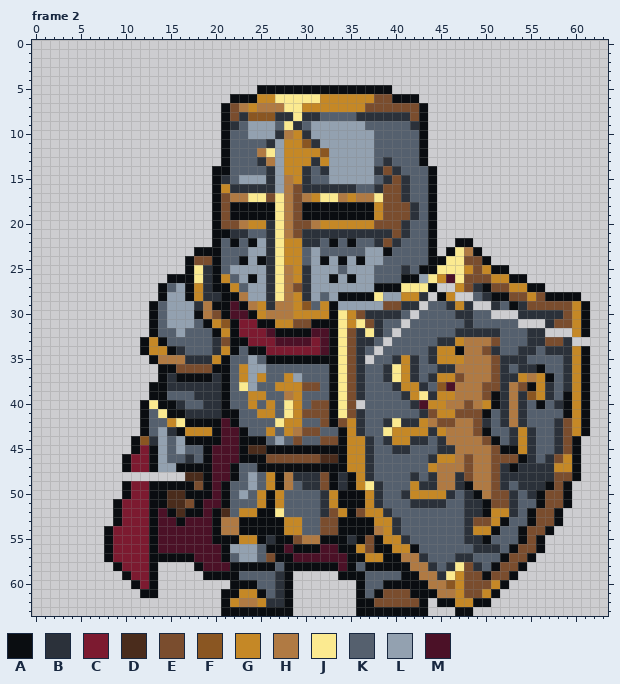
One commit to this pixel-art file: ArtSource/RemainingCast/Idles/ShieldKnight_Idle.aseprite. The first picture shows the starting point.
64x64 pixels, 9 frames. Shown: frame 2. The commit also changed other frames, which this record leaves out.
Palette (. is transparent): A #0a0d11  B #2b313a  C #7c1a30  D #4a2c1c  E #7a4d2e  F #8a5622  G #c58826  H #b07a43  J #fbea90  K #55606e  L #93a1b0  M #4b1127
Pixels before, frame 2 (only the part around the change), first column x 5:
 0 ...........................................................
 1 ...........................................................
 2 ...........................................................
 3 ...........................................................
 4 ...........................................................
 5 ....................AAAAAAAAAAAAAAA........................
 6 .................AAAGGJJJJJGGGGGGEEAAA.....................
 7 ................AEHGHHHJJGGGGGGGEEEEEEA....................
 8 ................AEBFFFBBJBBKKKKBBBBBBEA....................
 9 ................ABKLLLKJBKLLLLLLKKKKKBA....................
10 ................AKKLLLBHGBLLLLLLLKKKKKA....................
11 ................AKKKKBLGGFBLLLLLLKKKKKA....................
12 ................AKKKHJLGGGGFLLLLLKKKKKA....................
13 ................AKKKBHLGGGBGLLLLLKBKKKA....................
14 ...............AAKKKKBLGGBKBLLLLLBEBKKKA...................
15 ...............ABKLLLBLHGBKKLLLLLKBEBKKA...................
16 ...............AGBBBBBLHEBBBBBBKKBEEBKKA...................
17 ...............AEHHJJEJHEHGJJHGHHJEEBKKA...................
18 ...............AEAAAAAJHEAAAAAAAAGEEEBKA...................
19 ...............AEAAAAAJHEAAAAAAAAGEEEBKA...................
20 ...............AEEHGGBJHEEHGGGGGGEEEBKKA...................
21 ...............AABBKKBJHEBBBBBBBBBBEBKKA...................
22 ...............AKAKALBJGGBBKAKAKKBEBKKKA..AA...............
23 .............AAAKKKLLBJGGKLKKKKKLLAKKKKA.AJHA..............
24 ............AEEAKKALABJGGKLALALALLKKKKKAAJJEEA.............
25 ............AJBAKLLLLBJHGBLLLKLLLKKKBKAAJJJGEGAA...........
26 ..........AAAJBAGKLALBJHGBLLALALLKKKAALJGMJEEEGGAA.........
27 .........AKLAGBAAGKLLBJHEBLLLLLLLAAAJJJA..GEBAEEGGAA.......
28 .........ALLAGBBAAHLLBJHGBLKLAAAAJLLGGB.AG..KBAAEEGEAAAA...
29 ........AKLLLBHAAMAHGBHHGFKGALLLLLEEBB.KKBGB..BKABEEEEEGA..
30 ........AKLLLAHEAMMAGHHHGGGGAJGEBBBBK.KKKKBBKK...BBBBBEGA..
31 ........AKLLLKAGFACCAAGGEEAAAJGJEBKK.KKKKKKBKKKKK...BEEGA..
32 ........AKKLKKKAGACCCMAAAAMMAJEBJBK.KKKKKKBBBBBKKKBB...GA..
33 .......AGAKKKKKBEAACCCMMMMCMAJEBBK.KKKKKBBGHHHEKKKBBEEB....
34 .......AGGABKKKBGAKAACCCCCCMAJEBK.KKKKKBGGAHHEBKKBBKBBBGA..
35 ........AHHHBBBGAKKLKAAAAAAAAJEB.KKBGBKBGGGHHHEBBBKKKKBGA..
36 .........AAEEEEAAKGLLKKKKKKKAJEBKKBJGBKKBBHHHHEBKBBAKKBGA..
37 .........ABAAAABAKGLGKKGLKKKAJEBKKBJGBKBGGEHHHEBBGHGAKBGA..
38 ........AABBBBBBAKJLKKGGGEEKAJEBKKKBGGBKFMHHHEEBHEAGBKBGA..
39 ........AAKKKBBBAKKGGKKHGKKKAJEBKKKKBGJBGGHHHEABHBFGBKAGA..
40 .......AJAABKKBBAKKGKGKJGKEEAJE.KKKKKBMGGHHEHGABHBKAKBAGA..
41 .......AKJAABBBBAAKKGGKJGEEEAJEBKKKKKKBEGGEEEAKBHBKKKKAGA..
42 .......AKKGJAAAAMAKKKKJGGKKEAEGBKKBJBBGHEEHHEBKBHBKKKBEGA..
43 .......AKLBAGGGAMMAKKGKGHEEKKAGBKKJGGGGBGHHHEAKKBGBKKBEGA..
44 ......AFBLKLAAAAMMAAAKLKEKKEEAGGBKBGGBBKBHHHHEAKBGBKKBEA...
45 ......ACALKLKKAMMMADDAAAAAAAAAGGBKKBBKKKBBHHHHEAAGBKKBEA...
46 .....ACCALKKBKAMMMAAAEEEEEEDDAGGBKKKKKKBGGHEHHEEEABKBEGA...
47 .....ACCALLAAAAMMAKKAAAAAAAAAAGGBKKKKKKGHHHEHHEBABBBBGGA...
48 ............DDAMMAKLKGAHBBBEABAGBKKKKBKBHHBEHHEBBBBBBEEA...
49 .....ACCAAAAAEAMAKKLKGAHKBBEABAGJBKKKGBBHHBAHHEBKBBBAEA....
50 .....ACCAADDAAAMAKLKGAGKKKKBGAAAGBKKBGGGGBKBAHEEBKBAEEA....
51 ....ACCCAADDEAMMAKKKGAGKKKKBGAAAGBKKKBBBBKKBBAEEBKKAEEA....
52 ....ACCCAMADAAMADKGGAAJKKKKBEGAEGGBKKKKKKKKBBAGGBKAEEA.....
53 ....ACCCAMMAMMMAHHAAAAAGGKKEEAAAAGGBKKKKKKKBEEGAKKAEEA.....
54 ...ACCCCAMMMMMMAHHAAAAAGGKKEEAAAAHGBKKKKKKKBGGAKKAEEA......
55 ...ACCCCAMMMMMMAAAGGABAAEHHAAABAEAGGBKKKKKKBBAKKKAEA.......
56 ...ACCCCAMMMMMMMALLLKAAMAAAMMAAGEAAGGAKKKKKKBBBKAEEA.......
57 ...ACCCCAAAAAMMMAKLLKEAAMMMMMMAAGGAAHHBKKKBBKKKAEEA........
Once edited:
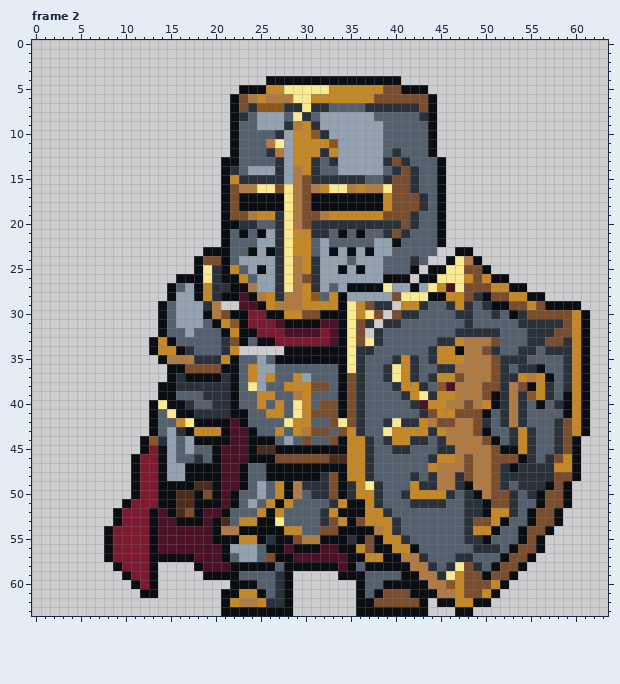
The exact change:
Frame 2:
y 4: x 26..40 ............... -> AAAAAAAAAAAAAAA
y 5: x 23..24 .. -> AA; x 26..43 AAAAAAAAAAAAAA.... -> GGJJJJJGGGGGGEEAAA
y 6: x 23..24 AA -> EH; x 26..28 GJJ -> HHH; x 31 J -> G; x 40..44 AAA.. -> EEEEA
y 7: x 21..44 AEHGHHHJJGGGGGGGEEEEEEA. -> .AEBFFFBBJBBKKKKBBBBBBEA
y 8: x 21..22 AE -> .A; x 24..28 FFFBB -> KLLLK; x 31..44 BKKKKBBBBBBEA. -> KLLLLLLKKKKKBA
y 9: x 21..22 AB -> .A; x 24 L -> K; x 27..31 KJBKL -> LBHGB; x 37..38 KK -> LL; x 42..44 BA. -> KKA
y 10: x 21..22 AK -> .A; x 24..26 LLL -> KKK; x 28 H -> L; x 30..32 BLL -> GFB; x 38 K -> L; x 43..44 A. -> KA
y 11: x 21..22 AK -> .A; x 26..28 BLG -> HJL; x 30..33 FBLL -> GGGF; x 38 K -> L; x 43..44 A. -> KA
y 12: x 21..22 AK -> .A; x 25..28 HJLG -> KBHL; x 32..33 FL -> BG; x 38 K -> L; x 40 K -> B; x 43..44 A. -> KA
y 13: x 22 K -> A; x 25..28 BHLG -> KKBL; x 32..33 GL -> KB; x 38 K -> L; x 40..41 KK -> EB; x 43..45 A.. -> KKA
y 14: x 20 A -> .; x 22 K -> B; x 24..33 KKBLGGBKBL -> LLLBLHGBKK; x 38..39 BE -> LK; x 41..42 KK -> EB; x 44..45 A. -> KA
y 15: x 20..25 ABKLLL -> .AGBBB; x 27..37 LHGBKKLLLLL -> BLHEBBBBBBK; x 41..42 BK -> EB; x 44..45 A. -> KA
y 16: x 20..39 AGBBBBBLHEBBBBBBKKBE -> .AEHHJJEJHEHGJJHGHHJ; x 41..42 BK -> EB; x 44..45 A. -> KA
y 17: x 20..39 AEHHJJEJHEHGJJHGHHJE -> .AEAAAAAJHEAAAAAAAAG; x 41..45 BKKA. -> EEBKA
y 18: x 20..22 AEA -> .AE; x 27..30 JHEA -> AJHE; x 38..39 GE -> AG; x 42..45 BKA. -> EBKA
y 19: x 20..37 AEAAAAAJHEAAAAAAAA -> .AEEHGGBJHEEHGGGGG; x 44..45 A. -> KA
y 20: x 20..29 AEEHGGBJHE -> .AABBKKBJH; x 31..42 HGGGGGGEEEBK -> BBBBBBBBBBEB; x 44..45 A. -> KA
y 21: x 20 A -> .; x 22..23 BB -> KA; x 25..30 KBJHEB -> ALBJGG; x 33..38 BBBBBB -> KAKAKK; x 44..45 A. -> KA
y 22: x 20..22 AKA -> .AK; x 24 A -> K; x 26..28 BJG -> LBJ; x 30..33 BBKA -> GKLK; x 35 A -> K; x 38..40 BEB -> LLA; x 44..45 A. -> KA; x 47..48 AA -> ..
y 23: x 18 A -> .; x 21 K -> A; x 24 L -> A; x 26..28 BJG -> ABJ; x 30..37 KLKKKKKL -> GKLALALA; x 39 A -> L; x 44 A -> K; x 46..49 AJHA -> .AA.
y 24: x 17..18 AE -> .A; x 20..21 AK -> EA; x 23 A -> L; x 25..32 ABJGGKLA -> LLBJHGBL; x 34..36 ALA -> LKL; x 42 K -> B; x 44..46 AAJ -> ..A; x 48..50 EEA -> HA.
y 25: x 17..23 AJBAKLL -> .AJBAGK; x 25..31 LBJHGBL -> ALBJHGB; x 34 K -> A; x 36 L -> A; x 38 K -> L; x 41..43 BKA -> KA.; x 45 J -> A; x 48 G -> E; x 50..52 GAA -> A..
y 26: x 15 A -> .; x 18..24 JBAGKLA -> AJBAAGK; x 26..31 BJHGBL -> LBJHEB; x 33 A -> L; x 35 A -> L; x 38..40 KKK -> LAA; x 42..46 ALJGM -> .AAJJ; x 48 E -> G; x 50..54 EGGAA -> GAA..
y 27: x 14..24 AKLAGBAAGKL -> .AKLAGBBAAH; x 26..31 BJHEBL -> LBJHGB; x 33 L -> K; x 35..37 LLL -> AAA; x 39..47 AAJJJA..G -> JLLALJGMJ; x 49..56 BAEEGGAA -> EEGGAA..
y 28: x 14..15 AL -> .A; x 17..19 AGB -> LAG; x 23..27 HLLBJ -> MAHGB; x 29..31 GBL -> HGF; x 33 L -> G; x 35..38 AAAJ -> LLLL; x 40..44 LGGB. -> EJJJA; x 47..60 ..KBAAEEGEAAAA -> GEBAEEGGAA....
y 29: x 13..15 AKL -> .AK; x 18..26 BHAAMAHGB -> LBH..MMAG; x 29..31 GFK -> HGG; x 33..43 ALLLLLEEBB. -> GAJGEBB.GGB; x 49..55 ..BKABE -> KBAAEEG; x 57..61 EEEGA -> AAAA.
y 30: x 13..15 AKL -> .AK; x 18..28 AHEAMMAGHHH -> LAHEAACCAAG; x 30..32 GGG -> EEA; x 34..42 JGEBBBBK. -> AJGJE.EBB; x 51..53 ... -> BKA; x 55..58 BBBB -> EEEE
y 31: x 13..15 AKL -> .AK; x 18..23 KAGFAC -> LKAGFA; x 25..30 AAGGEE -> CCMAAA; x 32..41 AAJGJEBKK. -> MMAJEB.BBK; x 54..56 ... -> BBB; x 58 E -> B
y 32: x 13..14 AK -> .A; x 16..17 LK -> KL; x 20..24 AGACC -> KAGAA; x 26..30 MAAAA -> CCMMM; x 32..37 MAJEBJ -> CMAJE.; x 40 . -> K; x 57..59 ... -> BEE
y 33: x 12..15 AGAK -> .AGA; x 20..22 BEA -> KBE; x 24..30 CCCMMMM -> KAACCCC; x 32..39 MAJEBBK. -> CMAJEJBK; x 60..61 .. -> GA
y 34: x 12..13 AG -> .A; x 15..17 ABK -> GAB; x 20..32 BGAKAACCCCCCM -> KBG.....AAAAA; x 34..35 JE -> AJ; x 37..38 K. -> BK
y 35: x 13..14 AH -> .A; x 17 B -> H; x 20..22 GAK -> BGA; x 24..26 LKA -> KLK; x 34..35 JE -> AJ; x 37 . -> K
y 36: x 14 A -> .; x 16 E -> A; x 20 A -> E; x 22..24 KGL -> AKG; x 26 K -> L; x 33..35 AJE -> KAJ
y 37: x 14..16 ABA -> .AB; x 20..26 BAKGLGK -> ABAKGLG; x 28..30 GLK -> KGL; x 33..34 AJ -> KA
y 38: x 13 A -> .; x 15 B -> A; x 21..25 AKJLK -> BAKJL; x 27 G -> K; x 30 E -> G; x 32..34 KAJ -> EKA
y 39: x 13 A -> .; x 15 K -> A; x 18 B -> K; x 21..22 AK -> BA; x 24 G -> K; x 26 K -> G; x 28..30 HGK -> KHG; x 33..34 AJ -> KA
y 40: x 12..14 AJA -> .AJ; x 16..17 BK -> AB; x 19 B -> K; x 21..22 AK -> BA; x 24..31 GKGKJGKE -> KGKGKJGK; x 33..34 AJ -> EA; x 36 . -> B
y 41: x 12..15 AKJA -> .AKJ; x 17 B -> A; x 21 A -> B; x 23 K -> A; x 25 G -> K; x 27..30 KJGE -> GKJG; x 33..34 AJ -> EA
y 42: x 12..13 AK -> .A; x 15..17 GJA -> KGJ; x 21..23 MAK -> AMA; x 27..28 JG -> KJ; x 30 K -> G; x 32..35 EAEG -> KEJE
y 43: x 12..17 AKLBAG -> .AKLBA; x 20..21 AM -> GA; x 23..24 AK -> MA; x 26..30 GKGHE -> KGKGH; x 32 K -> E; x 34 A -> E
y 44: x 11..17 AFBLKLA -> .AFBLKL; x 21 M -> A; x 23 A -> M; x 26..30 KLKEK -> AKLKE; x 32 E -> K
y 45: x 11..17 ACALKLK -> .ACALKL; x 19..20 AM -> KA; x 23..24 AD -> MA; x 26 A -> D
y 46: x 10..11 AC -> .A; x 13..15 ALK -> CAL; x 17..20 BKAM -> KBKA; x 23 A -> M; x 26 E -> A; x 32 D -> E; x 34 A -> D
y 47: x 10..11 AC -> .A; x 13..14 AL -> CA; x 16 A -> L; x 20 M -> A; x 22..23 AK -> MA; x 25 A -> K
y 48: x 11..18 ......DD -> ACCALLAA; x 20 M -> A; x 22..24 AKL -> MAK; x 26 G -> A; x 28..35 HBBBEABA -> AAAABEAG
y 49: x 10..11 AC -> .A; x 13 A -> C; x 18..29 EAMAKKLKGAHK -> DDAMMAKLKGAH; x 32..35 EABA -> BEAB
y 50: x 10..11 AC -> .A; x 13 A -> C; x 15 D -> A; x 17 A -> D; x 19..23 AMAKL -> EAMAK; x 25..26 GA -> LK; x 28..29 KK -> AH; x 31 K -> B; x 33 G -> E; x 35..36 AA -> BG
y 51: x 9..10 AC -> .A; x 13 A -> C; x 15 D -> A; x 17 E -> D; x 19..22 MMAK -> AAMA; x 24..28 KGAGK -> LKGAG; x 32..34 BGA -> KBG
y 52: x 17 A -> E; x 20..21 AD -> MA; x 23..25 GGA -> KKG; x 27 J -> G; x 33..34 EG -> GA; x 36 E -> A
y 53: x 17..18 MM -> AA; x 21..24 HHAA -> DKGG; x 27..29 AGG -> JKK; x 32 E -> B; x 34 A -> G; x 36..37 AA -> EG
